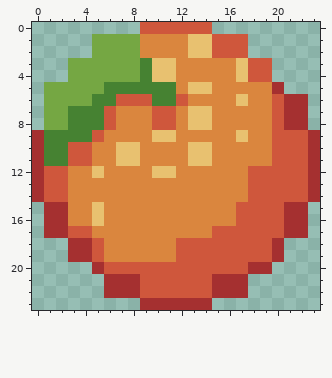
File history of a pixel-art file, art/fruit/orange.aseprite. Above: the version before the commit.
24x24 pixels, 1 frame.
Now the later version:
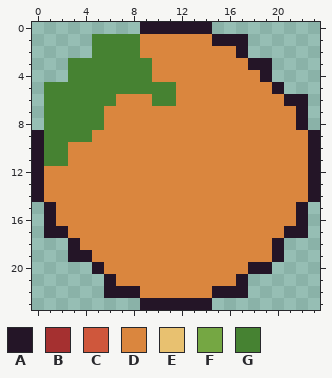
Palette (. is transparent): A #241527  B #a53030  C #cf573c  D #da863e  E #e8c170  F #75a743  G #468232
Change:
Layer "Layer 1":
y 0: x 9..14 CCCCCC -> AAAAAA
y 1: x 5..8 FFFF -> GGGG; x 13..17 EECCC -> DDAAA
y 2: x 5..8 FFFF -> GGGG; x 13..17 EECCC -> DDDDA
y 3: x 3..8 FFFFFF -> GGGGGG; x 10..11 EE -> DD; x 17..19 ECC -> DAA
y 4: x 3..8 FFFFFF -> GGGGGG; x 10..11 EE -> DD; x 17..19 ECC -> DDA
y 5: x 1..5 FFFFF -> GGGGG; x 13..14 EE -> DD; x 20 B -> A
y 6: x 1..4 FFFF -> GGGG; x 7..9 CCC -> DDD; x 12 C -> D; x 17 E -> D; x 20..22 CBB -> DAA
y 7..8: x 1..2 FF -> GG; x 6 C -> D; x 10..11 CC -> DD; x 13..14 EE -> DD; x 20..22 CBB -> DDA
y 9: x 0 B -> A; x 5 C -> D; x 10..11 EE -> DD; x 17 E -> D; x 20..23 CCCB -> DDDA
y 10..11: x 0 B -> A; x 3..4 CC -> DD; x 7..8 EE -> DD; x 13..14 EE -> DD; x 20..23 CCCB -> DDDA
y 12: x 0..2 BCC -> ADD; x 5 E -> D; x 10..11 EE -> DD; x 18..23 CCCCCB -> DDDDDA
y 13..14: x 0..2 BCC -> ADD; x 18..23 CCCCCB -> DDDDDA
y 15..16: x 1..2 BB -> AD; x 5 E -> D; x 17..22 CCCCBB -> DDDDDA
y 17: x 1..4 BBCC -> AADD; x 15..22 CCCCCCBB -> DDDDDDAA
y 18: x 3..5 BBC -> ADD; x 12..20 CCCCCCCCB -> DDDDDDDDA
y 19: x 3..5 BBC -> AAD; x 12..20 CCCCCCCCB -> DDDDDDDDA
y 20: x 5..19 BCCCCCCCCCCCCBB -> ADDDDDDDDDDDDAA
y 21: x 6..17 BBBCCCCCCBBB -> ADDDDDDDDDDA
y 22: x 6..17 BBBCCCCCCBBB -> AAADDDDDDAAA
y 23: x 9..14 BBBBBB -> AAAAAA
